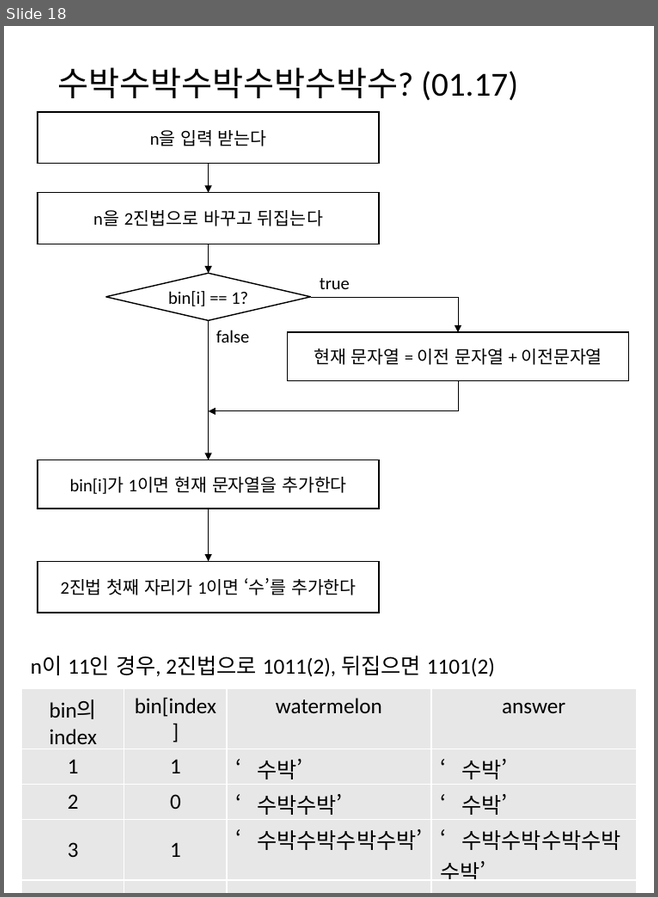
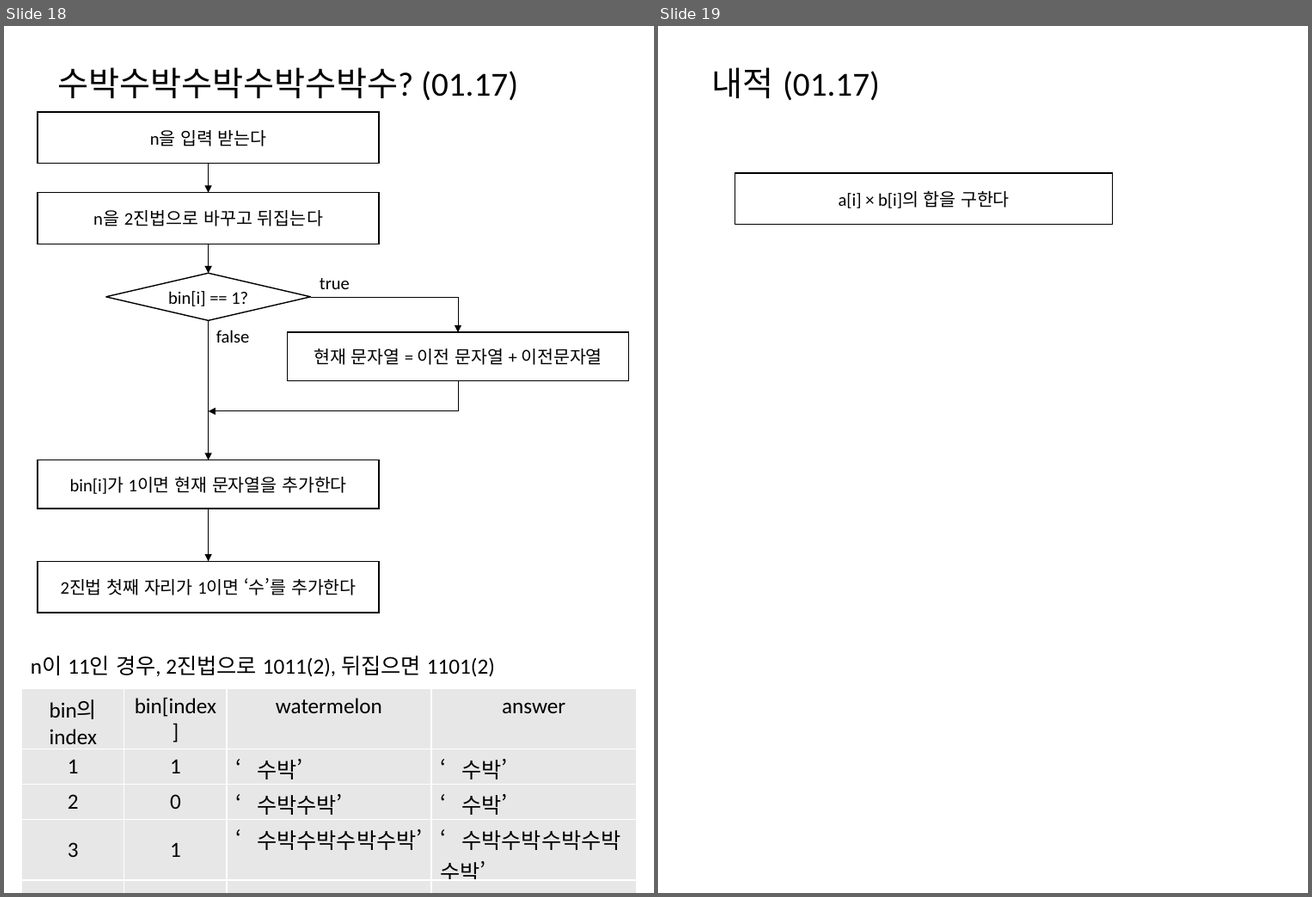
Before and after one commit to mornings9047/Algorithms_Programmers, a slide deck: 알고리즘_프로그래머스_Level01_순서도.pptx. Shown side by side, each under a label of ours: slide 18 before the commit, slides 18 and 19 after it. The pictures are 658x897 and 1312x897 pixels, drawn with LibreOffice and Linux fonts; fonts in the diff are those of the drawing. Boxes give left, top, right and bottom in pixels: in the first picture for what was removed or moved away, otherwise in the second. Text is boxed around its words. In the diff, an @@ line names an element or a change of style, - is before the commit and + after.

Commit message:
내적

```diff
--- a/알고리즘_프로그래머스_Level01_순서도.pptx
+++ b/알고리즘_프로그래머스_Level01_순서도.pptx
@@ slide 19 added at (658,26,1308,893), background #FFFFFF @@
@@ title added at (711,67,880,101), 28 pt, text #000000 @@
+내적 (01.17)
@@ rectangle added at (735,173,1113,225), outline #000000 1 pt, 14.7 pt, text #000000 @@
+a[i] × b[i]의 합을 구한다
```
Also in this commit, not shown: 2 other files.
